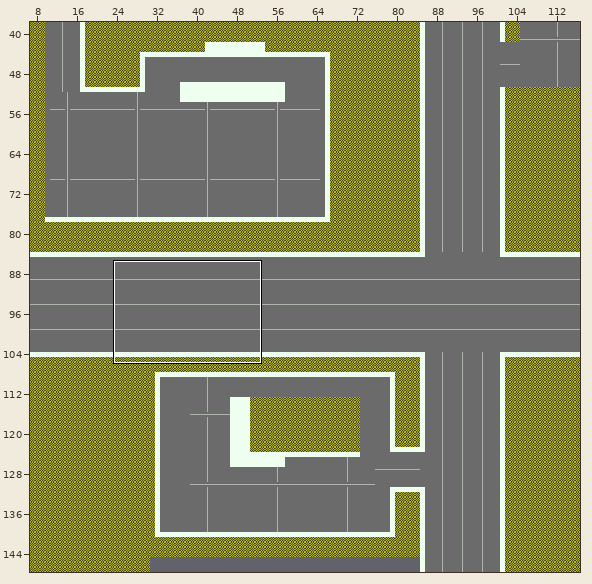
Tiled map: Assets/Graphics/Maps/Gray Box/RetailGraybox.tmx. Above, an overview of the earlier version with the close-up marked.
Close-up. Before:
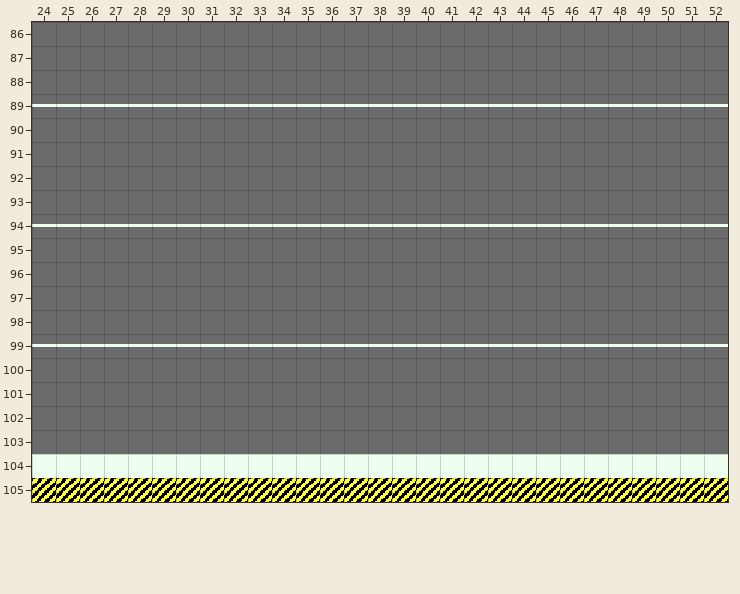
Cells are 16x16 px. Shown: x 24..52, y 86..105. The commit also changed other parts of the map, which this record leaves out.
And afterwards:
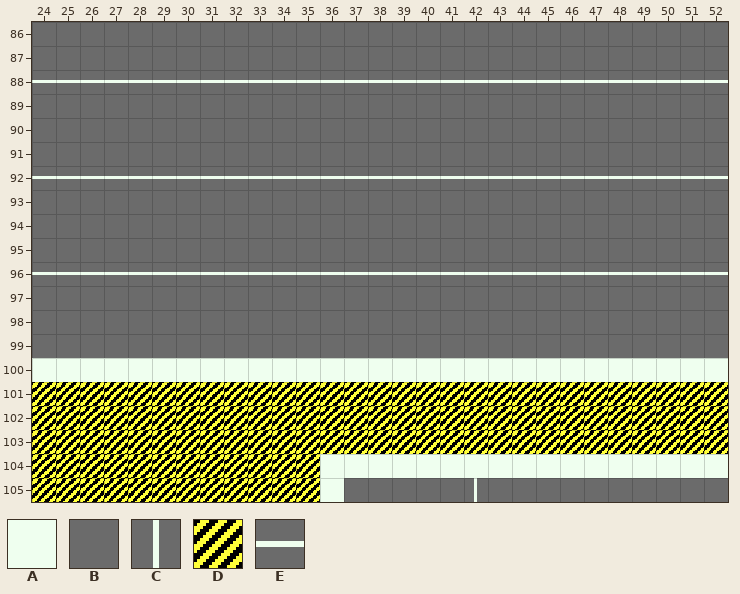
Key: from "DebugGraybox": A 0, B 2, C 3, D 4, E 7.
_ is an empty cell.
Diff:
Layer "Graybox/GrayBox":
Tile B gives way to tile A in row 100 at x 24 to 52.
Tile D gives way to tile A in row 105 at x 36.
Tile D gives way to tile B in row 105 at x 37 to 41 and 43 to 52.
Tile E gives way to tile B in row 89 at x 24 to 52; in row 94 at x 24 to 52; in row 99 at x 24 to 52.
Tile D gives way to tile C in row 105 at x 42.
Tile A gives way to tile D in row 104 at x 24 to 35.
Tile B gives way to tile D in rows 101 to 103 at x 24 to 52.
Tile B gives way to tile E in row 88 at x 24 to 52; in row 92 at x 24 to 52; in row 96 at x 24 to 52.
Where, in picture pixels (left, top, right, bottom), the same in both close-ups:
changed: (32, 80, 728, 107)
changed: (32, 176, 728, 179)
changed: (32, 224, 728, 227)
changed: (32, 272, 728, 275)
changed: (32, 344, 728, 502)
